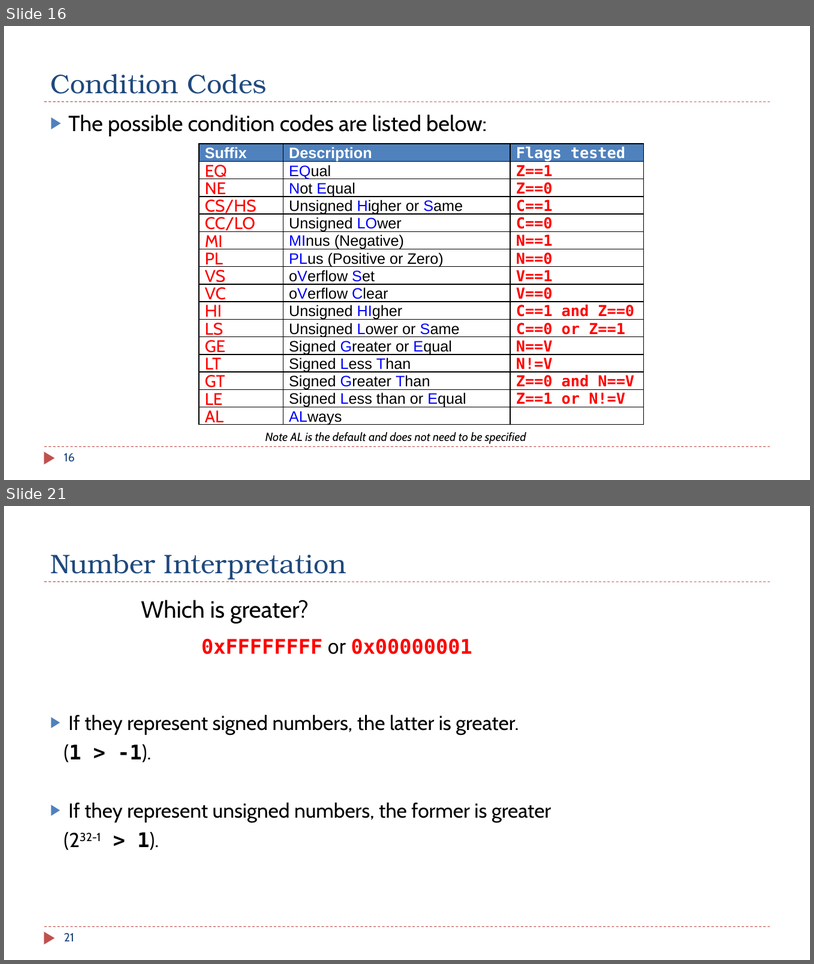
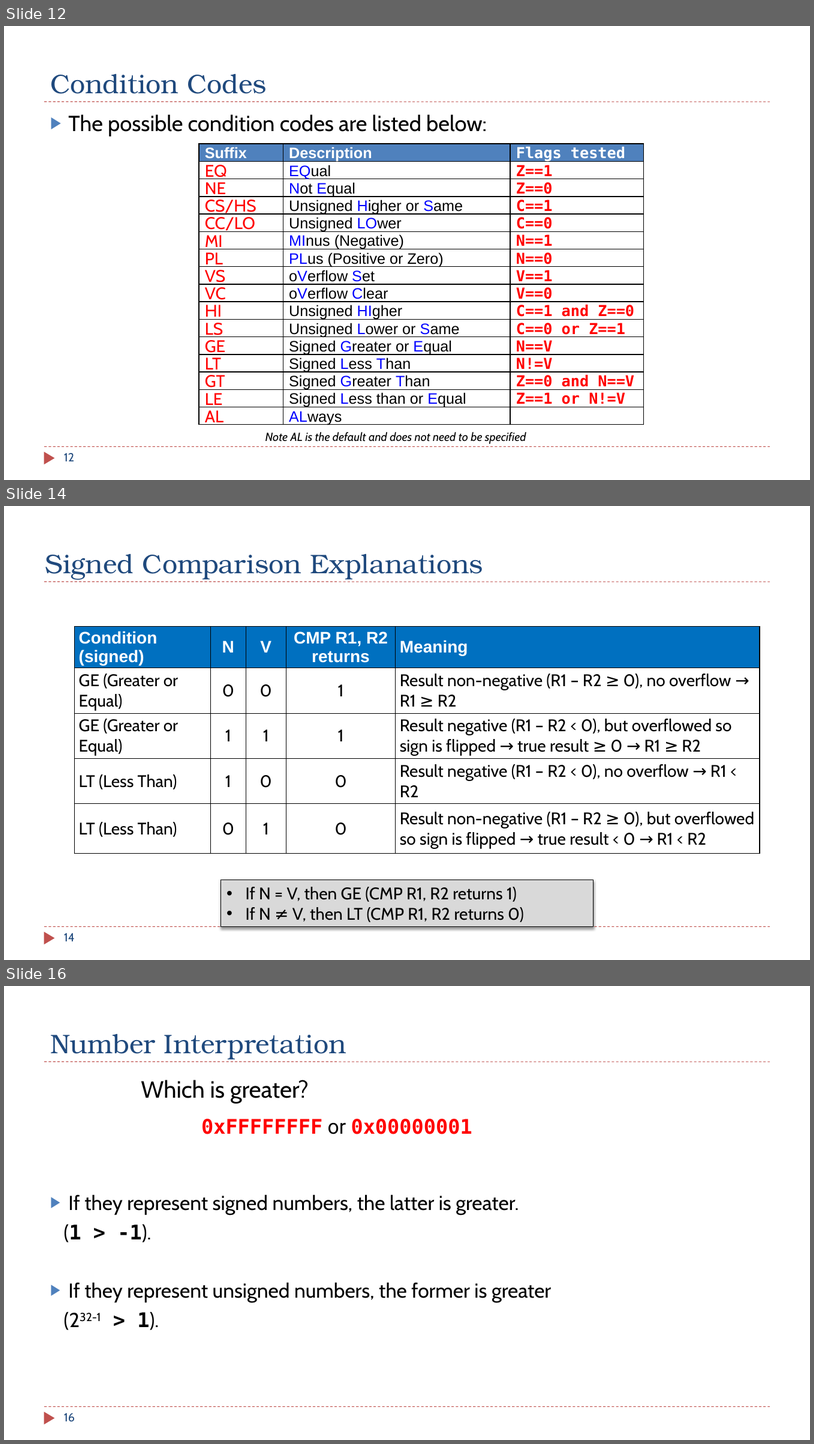
Before and after one commit to guhofstra/CSC111Fa25, a slide deck: PPTs/Ch6_ARM_Control_Flow.pptx. Shown one above the other, each under a label of ours: slides 16 and 21 before the commit, slides 12, 14 and 16 after it; the slides between them are not shown. The pictures are 814x964 and 814x1444 pixels, drawn with LibreOffice and Linux fonts; fonts in the diff are those of the drawing. Boxes give left, top, right and bottom in pixels: in the first picture for what was removed or moved away, otherwise in the second. Text is boxed around its words. In the diff, an @@ line names an element or a change of style, - is before the commit and + after.

```diff
--- a/PPTs/Ch6_ARM_Control_Flow.pptx
+++ b/PPTs/Ch6_ARM_Control_Flow.pptx
@@ slide 14 added at (x1=4, y1=506, x2=810, y2=960), background #FFFFFF; not listed: 3 template elements that a slide beside it also shows @@
@@ title added at (x1=45, y1=554, x2=484, y2=579), 32 pt, text #1F497D @@
+Signed Comparison Explanations
@@ table added at (x1=75, y1=627, x2=760, y2=855), 5 rows, 5 columns @@
+Condition (signed) | N | V | CMP R1, R2 returns | Meaning
+GE (Greater or Equal) | 0 | 0 | 1 | Result non-negative (R1 – R2 ≥ 0), no overflow → R1 ≥ R2
+GE (Greater or Equal) | 1 | 1 | 1 | Result negative (R1 – R2 < 0), but overflowed so sign is flipped → true result ≥ 0 → R1 ≥ R2
+LT (Less Than) | 1 | 0 | 0 | Result negative (R1 – R2 < 0), no overflow → R1 < R2
+LT (Less Than) | 0 | 1 | 0 | Result non-negative (R1 – R2 ≥ 0), but overflowed so sign is flipped → true result < 0 → R1 < R2
@@ rectangle added at (x1=221, y1=880, x2=594, y2=927), fill #D9D9D9, outline #000000 0.75 pt, 20 pt, text #000000 @@
+• If N = V, then GE (CMP R1, R2 returns 1)
+• If N ≠ V, then LT (CMP R1, R2 returns 0)
@@ page number added at (x1=64, y1=933, x2=75, y2=941), 14 pt, text #1F497D @@
+14
@@ what was slide 16 is now slide 12 @@
@@ page number at (x1=64, y1=453, x2=74, y2=461): text changed @@
-16
+12
@@ what was slide 21 is now slide 16 @@
@@ page number at (x1=64, y1=1413, x2=75, y2=1422): text changed @@
-21
+16
```
Also in this commit, not shown: 9 slides changed, 3 slides removed, 9 other files.
